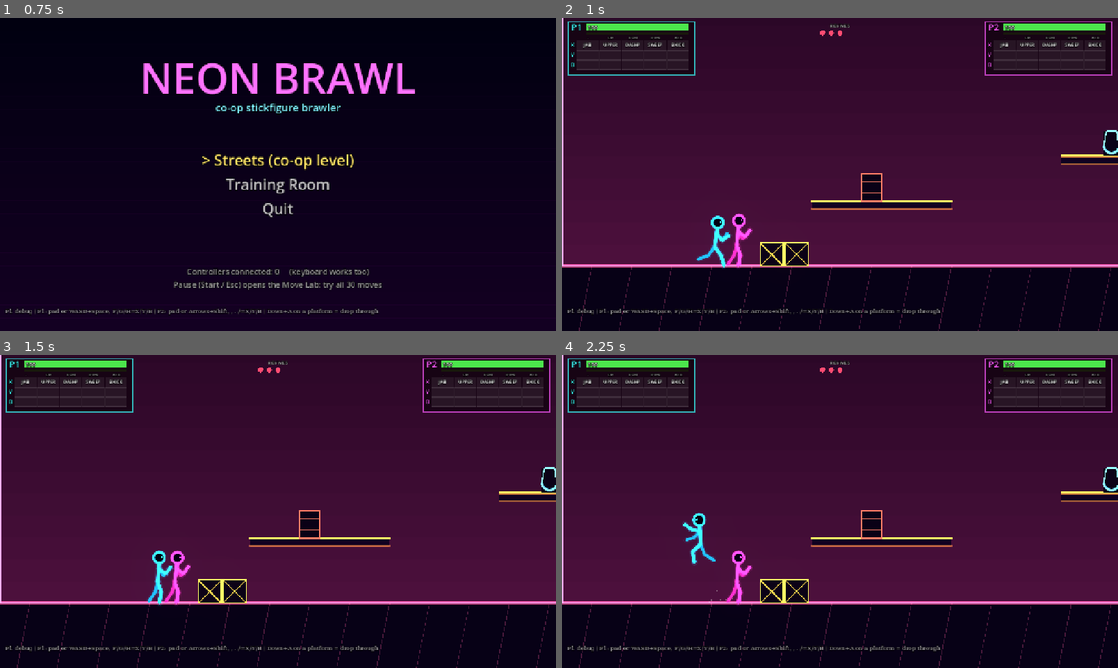
Above: before the commit, frames 1-4 (two rows, left to right).
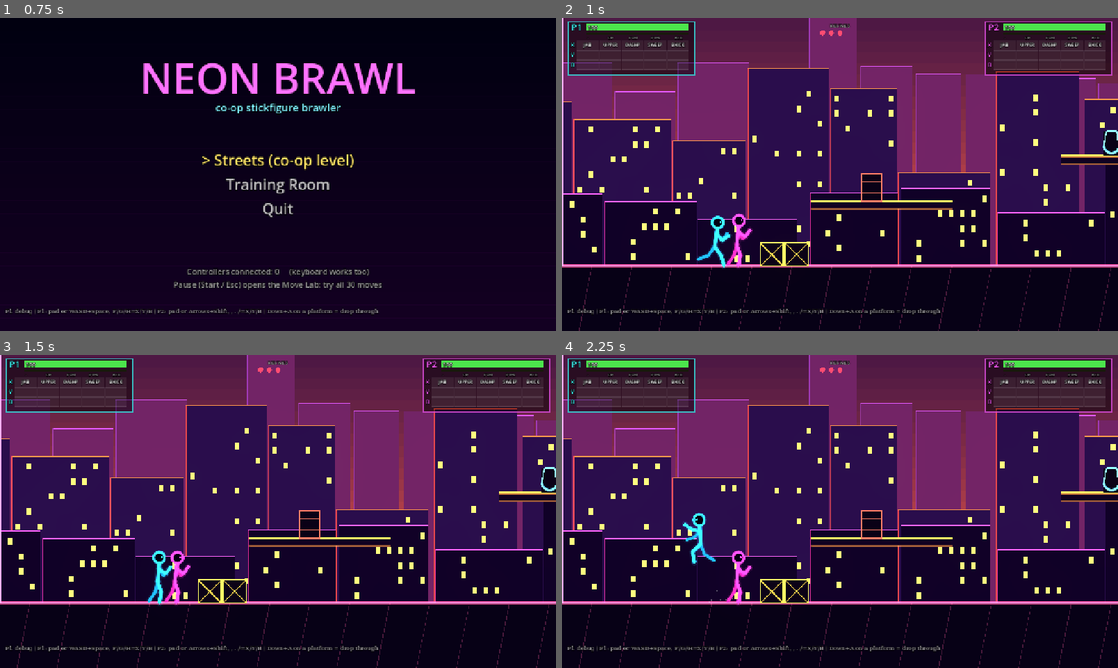
Above: after the commit, the same moments.

Repository: LaMaSi/Multiplayer-fighting-roguelike
Game: Godot game, scene res://scenes/main_menu.tscn
Same seed, same stepped clock (60 frames per second), same inputs: the game is played once before the commit and once after it.
Inputs (mouse positions are in pixels of both pictures, inside the frame that each line leads up to):
- Up to frame 1 (0.75 s): tap Enter at 0.5 s; move the mouse to (400, 158) at 0.52 s; hold D from 0.53 s (still down); tap F at 0.6 s; click (400, 158) at 0.67 s
- Up to frame 2 (1 s): keep holding D; tap Space at 0.77 s
- Up to frame 3 (1.5 s): release D at 1.25 s; drag from (166, 527) to (250, 574) at 1.27 s
- Up to frame 4 (2.25 s): tap Space at 2 s; move the mouse to (895, 442) at 2.02 s; hold A from 2.03 s (still down); tap H at 2.1 s

Frame 1 is identical in both runs. In frame 2, 59% of the frame differs, in the area x 0-100%, y 0-80%; in frame 3, 59%; in frame 4, 59%.

Commit message:
M1-M4: combat core, 30 moves, co-op (combo/relay/revive/friendly fire), Streets enemies + boss, crates, HUD, pause menu with Move Lab, tests

Diff:
--- a/scripts/combat/projectile.gd
+++ b/scripts/combat/projectile.gd
@@ -86,7 +86,7 @@
 			global_position.y = (r["position"] as Vector2).y - radius * 0.6
 	elif gravity > 0.0 or shape == "bottle":
 		var space2 := get_world_2d().direct_space_state
-		var q2 := PhysicsRayQueryParameters2D.create(old, global_position, 3)
+		var q2 := PhysicsRayQueryParameters2D.create(old, global_position, 1)
 		var r2 := space2.intersect_ray(q2)
 		if not r2.is_empty():
 			_shatter()
--- a/scripts/enemies/enemy.gd
+++ b/scripts/enemies/enemy.gd
@@ -50,7 +50,8 @@
 	figure.color = def["color"]
 	figure.style = String(def["style"])
 	figure.set_target(PoseLib.idle_enemy(0.0), true)
-	invuln = 0.5
+	if def["ai"] != "dummy":
+		invuln = 0.5
 	if bool(def.get("boss", false)):
 		add_to_group("boss")
 
@@ -76,7 +77,7 @@
 
 
 func telegraph() -> void:
-	figure.modulate = Color(2.4, 0.9, 0.9, figure.modulate.a)
+	figure.modulate = Color(1.5, 0.75, 0.75, figure.modulate.a)
 	Fx.number(get_parent(), global_position + Vector2(0, -body_h * body_scale - 14.0), "!", Color(2.5, 0.5, 0.4), 34)
 	Sfx.play("ui", 0.6)
 
--- a/scripts/levels/level_base.gd
+++ b/scripts/levels/level_base.gd
@@ -14,11 +14,11 @@
 var enemy_hp_mult := 1.0
 var level_name := "Level"
 var theme := {
-	"sky_top": Color(0.02, 0.01, 0.06), "sky_bottom": Color(0.22, 0.05, 0.26),
+	"sky_top": Color(0.10, 0.05, 0.28), "sky_bottom": Color(0.85, 0.28, 0.62),
 	"ground": Color(0.05, 0.03, 0.10), "neon_ground": Color(0.5, 1.4, 2.0), "neon_plat": Color(2.0, 0.6, 1.3),
-	"bld_far": Color(0.07, 0.03, 0.14), "edge_far": Color(0.45, 0.15, 0.7),
-	"bld_mid": Color(0.06, 0.03, 0.12), "edge_mid": Color(0.7, 0.2, 0.9),
-	"bld_near": Color(0.05, 0.02, 0.10), "edge_near": Color(1.0, 0.3, 1.0), "window": Color(1.6, 1.0, 0.4), "seed": 3,
+	"bld_far": Color(0.34, 0.14, 0.50), "edge_far": Color(0.9, 0.35, 1.2),
+	"bld_mid": Color(0.17, 0.07, 0.30), "edge_mid": Color(1.4, 0.5, 1.5),
+	"bld_near": Color(0.08, 0.03, 0.16), "edge_near": Color(1.6, 0.5, 1.4), "window": Color(1.8, 1.3, 0.5), "seed": 3,
 }
 
 var fighters: Array[Fighter] = []
@@ -46,6 +46,7 @@
 	Coop.enemy_hp_mult = enemy_hp_mult
 	Coop.bounds = Rect2(0, -1200, level_w, 2400)
 	_build_environment()
+	_make_scenery()
 	_add_backdrop()
 	_build_world()
 	_spawn_players()
@@ -277,30 +278,48 @@
 
 # ------------------------------------------------------------------ drawing
 
-func _draw() -> void:
+func _make_scenery() -> void:
+	var sky := Node2D.new()
+	sky.z_index = -100
+	sky.draw.connect(_paint_sky.bind(sky))
+	add_child(sky)
+	var gr := Node2D.new()
+	gr.z_index = -10
+	gr.draw.connect(_paint_ground.bind(gr))
+	add_child(gr)
+	sky.queue_redraw()
+	gr.queue_redraw()
+
+
+func _paint_sky(c: CanvasItem) -> void:
 	var top: Color = theme["sky_top"]
 	var horizon: Color = theme["sky_bottom"]
-	var y0 := -1500.0
-	var bands := 48
+	var y0 := -300.0
+	c.draw_rect(Rect2(-2500, -1800, level_w + 5000, 1800 + y0 + 2), top)
+	var bands := 40
 	var h := (ground_y - y0) / bands
 	for i in bands:
 		var t := float(i) / float(bands - 1)
-		draw_rect(Rect2(-2500, y0 + h * i, level_w + 5000, h + 1.0), top.lerp(horizon, pow(t, 2.2)))
+		c.draw_rect(Rect2(-2500, y0 + h * i, level_w + 5000, h + 1.0), top.lerp(horizon, t * t))
+	# outside the level
+	c.draw_rect(Rect2(-2500, -1800, 2500, 3200), Color(0.01, 0.0, 0.03))
+	c.draw_rect(Rect2(level_w, -1800, 2500, 3200), Color(0.01, 0.0, 0.03))
+
+
+func _paint_ground(c: CanvasItem) -> void:
 	var ng: Color = theme["neon_ground"]
-	draw_rect(Rect2(-2500, ground_y, level_w + 5000, 700), theme["ground"])
-	draw_line(Vector2(-2500, ground_y), Vector2(level_w + 2500, ground_y), ng, 3.0, true)
+	c.draw_rect(Rect2(-2500, ground_y, level_w + 5000, 700), theme["ground"])
+	c.draw_line(Vector2(-2500, ground_y), Vector2(level_w + 2500, ground_y), ng, 3.0, true)
 	var gx := -2500.0
 	while gx < level_w + 2500.0:
-		draw_line(Vector2(gx, ground_y), Vector2(gx - 40, ground_y + 200), Color(ng.r, ng.g, ng.b, 0.12), 1.5)
+		c.draw_line(Vector2(gx, ground_y), Vector2(gx - 40, ground_y + 200), Color(ng.r, ng.g, ng.b, 0.12), 1.5)
 		gx += 80.0
 	for dy in [28.0, 70.0, 130.0]:
-		draw_line(Vector2(-2500, ground_y + dy), Vector2(level_w + 2500, ground_y + dy), Color(ng.r, ng.g, ng.b, 0.10), 1.5)
-	draw_rect(Rect2(-2500, -1500, 2500, 3000), Color(0.01, 0.0, 0.03))
-	draw_rect(Rect2(level_w, -1500, 2500, 3000), Color(0.01, 0.0, 0.03))
-	draw_line(Vector2(0, -1500), Vector2(0, ground_y), ng, 3.0)
-	draw_line(Vector2(level_w, -1500), Vector2(level_w, ground_y), ng, 3.0)
+		c.draw_line(Vector2(-2500, ground_y + dy), Vector2(level_w + 2500, ground_y + dy), Color(ng.r, ng.g, ng.b, 0.10), 1.5)
+	c.draw_line(Vector2(0, -1500), Vector2(0, ground_y), ng, 3.0)
+	c.draw_line(Vector2(level_w, -1500), Vector2(level_w, ground_y), ng, 3.0)
 	var np: Color = theme["neon_plat"]
 	for r: Rect2 in platforms:
-		draw_rect(r, Color(0.08, 0.03, 0.14))
-		draw_line(r.position, Vector2(r.end.x, r.position.y), np, 3.5, true)
-		draw_line(Vector2(r.position.x, r.end.y), r.end, Color(np.r, np.g, np.b, 0.3), 2.0, true)
+		c.draw_rect(r, Color(0.08, 0.03, 0.14))
+		c.draw_line(r.position, Vector2(r.end.x, r.position.y), np, 3.5, true)
+		c.draw_line(Vector2(r.position.x, r.end.y), r.end, Color(np.r, np.g, np.b, 0.3), 2.0, true)
--- a/scripts/levels/streets_level.gd
+++ b/scripts/levels/streets_level.gd
@@ -7,9 +7,11 @@
 	level_name = "Streets"
 	level_w = 6800.0
 	enemy_hp_mult = 1.0
-	theme["sky_bottom"] = Color(0.30, 0.08, 0.24)
+	theme["sky_top"] = Color(0.12, 0.04, 0.26)
+	theme["sky_bottom"] = Color(1.0, 0.36, 0.30)
 	theme["neon_ground"] = Color(2.0, 0.7, 1.2)
 	theme["neon_plat"] = Color(2.0, 1.2, 0.4)
+	theme["bld_far"] = Color(0.45, 0.15, 0.40)
 	theme["edge_mid"] = Color(2.0, 0.6, 0.3)
 	theme["edge_near"] = Color(2.0, 0.4, 1.2)
 	platforms = [
--- a/scripts/props/prop.gd
+++ b/scripts/props/prop.gd
@@ -60,7 +60,8 @@
 
 
 func get_hurt_rect() -> Rect2:
-	return Rect2(global_position.x - w * 0.5, global_position.y - h, w, h)
+	# generous: head-height punches must reach low containers
+	return Rect2(global_position.x - w * 0.5 - 4.0, global_position.y - h - 34.0, w + 8.0, h + 34.0)
 
 
 func can_be_grabbed() -> bool:
@@ -116,7 +117,10 @@
 		return
 	if state == "dead":
 		return
-	velocity.y = minf(velocity.y + GRAVITY * delta, 1700.0) if not is_on_floor() else 50.0
+	if state == "flying" or not is_on_floor():
+		velocity.y = minf(velocity.y + GRAVITY * delta, 1700.0)
+	else:
+		velocity.y = 50.0
 	if state == "idle":
 		velocity.x = move_toward(velocity.x, 0.0, 1500.0 * delta)
 	var vx := velocity.x
--- /dev/null
+++ b/tests/shot.gd
@@ -0,0 +1,87 @@
+extends Node
+## Renders a level with the real renderer, scripts some play and saves screenshots.
+##   Godot.exe --path . res://tests/shot.tscn -- <level_scene> <out_dir>
+
+var level: LevelBase
+
+
+func frames(n: int) -> void:
+	for i in n:
+		await get_tree().process_frame
+
+
+func snap(path: String) -> void:
+	await RenderingServer.frame_post_draw
+	get_viewport().get_texture().get_image().save_png(path)
+
+
+func _ready() -> void:
+	var args := OS.get_cmdline_user_args()
+	var scene := String(args[0])
+	var out := String(args[1])
+	level = load(scene).instantiate()
+	add_child(level)
+	await frames(10)
+	var inp := get_node("/root/Inp")
+	var p1: PlayerInput = inp.players[0]
+	var p2: PlayerInput = inp.players[1]
+	var f1: Fighter = level.fighters[0]
+	var f2: Fighter = level.fighters[1]
+	f1.global_position = Vector2(1330, 599)
+	f2.global_position = Vector2(1250, 599)
+	p1.script_set(Vector2.ZERO)
+	p2.script_set(Vector2.ZERO)
+	if args.size() > 2 and args[2] == "menu":
+		await frames(20)
+		p1.script_set(Vector2.ZERO, [PlayerInput.Btn.START])
+		await frames(3)
+		p1.script_set(Vector2.ZERO, [])
+		await frames(5)
+		await snap(out + "/m_pause.png")
+		for i in 3:
+			p1.script_set(Vector2(0, 1))
+			await frames(3)
+			p1.script_set(Vector2.ZERO)
+			await frames(3)
+		p1.script_set(Vector2.ZERO, [PlayerInput.Btn.JUMP])
+		await frames(3)
+		p1.script_set(Vector2.ZERO, [])
+		await frames(3)
+		for i in 3:
+			p1.script_set(Vector2(0, 1))
+			await frames(3)
+			p1.script_set(Vector2.ZERO)
+			await frames(3)
+		p1.script_set(Vector2(1, 0))
+		await frames(3)
+		p1.script_set(Vector2.ZERO)
+		await frames(5)
+		await snap(out + "/m_lab.png")
+		get_tree().quit()
+		return
+	await frames(100)
+	await snap(out + "/a_start.png")
+	# P1 runs in and fights
+	for round in 6:
+		p1.script_set(Vector2(1, 0))
+		p2.script_set(Vector2(1, 0))
+		await frames(40)
+		p1.script_set(Vector2(0, -1), [PlayerInput.Btn.X])
+		p2.script_set(Vector2.ZERO, [PlayerInput.Btn.X])
+		await frames(2)
+		p1.script_set(Vector2.ZERO, [])
+		p2.script_set(Vector2.ZERO, [])
+		await frames(14)
+		if round == 2:
+			await snap(out + "/b_fight.png")
+	p1.script_set(Vector2.ZERO, [PlayerInput.Btn.JUMP])
+	await frames(14)
+	p1.script_set(Vector2.ZERO, [])
+	p2.script_set(Vector2(0, -1), [PlayerInput.Btn.X])
+	await frames(2)
+	p2.script_set(Vector2.ZERO)
+	await frames(8)
+	await snap(out + "/c_air.png")
+	await frames(100)
+	await snap(out + "/d_later.png")
+	get_tree().quit()
--- /dev/null
+++ b/tests/shot.tscn
@@ -0,0 +1,6 @@
+[gd_scene load_steps=2 format=3]
+
+[ext_resource type="Script" path="res://tests/shot.gd" id="1"]
+
+[node name="Shot" type="Node"]
+script = ExtResource("1")
--- a/tests/smoke_combat.gd
+++ b/tests/smoke_combat.gd
@@ -121,8 +121,11 @@
 	await tap(p1, X, Vector2(0, -1))
 	await frames(16)
 	check(d.state == "launched", "uppercut launches (state=%s)" % d.state)
+	f2.loadout["X"] = "anti_air"
+	await frames(0)
 	await tap(p2, X)
-	await frames(10)
+	await frames(14)
+	f2.loadout = MoveDB.STARTER.duplicate()
 	check(Coop.relay >= 1, "partner hit on airborne enemy = relay (relay=%d, combo=%d)" % [Coop.relay, Coop.combo])
 	await frames(90)
 
@@ -252,9 +255,13 @@
 	var vic := level.spawn_enemy("thug", Vector2(1070, 599))
 	await frames(40)
 	vic.invuln = 0.0
-	vic.hp = 5.0
-	await tap(p1, X)
-	for i in 120:
+	var lethal := HitInfo.new()
+	lethal.attacker = f1
+	lethal.team = "player"
+	lethal.dmg = 9999.0
+	lethal.kb = Vector2(200, -300)
+	vic.take_hit(lethal)
+	for i in 150:
 		await frames(1)
 		if not is_instance_valid(vic):
 			break
Not shown, removed: scripts/levels/test_level.gd.uid
Not shown, added: tests/smoke_combat.gd.uid
Not shown, changed: PLAN.md
